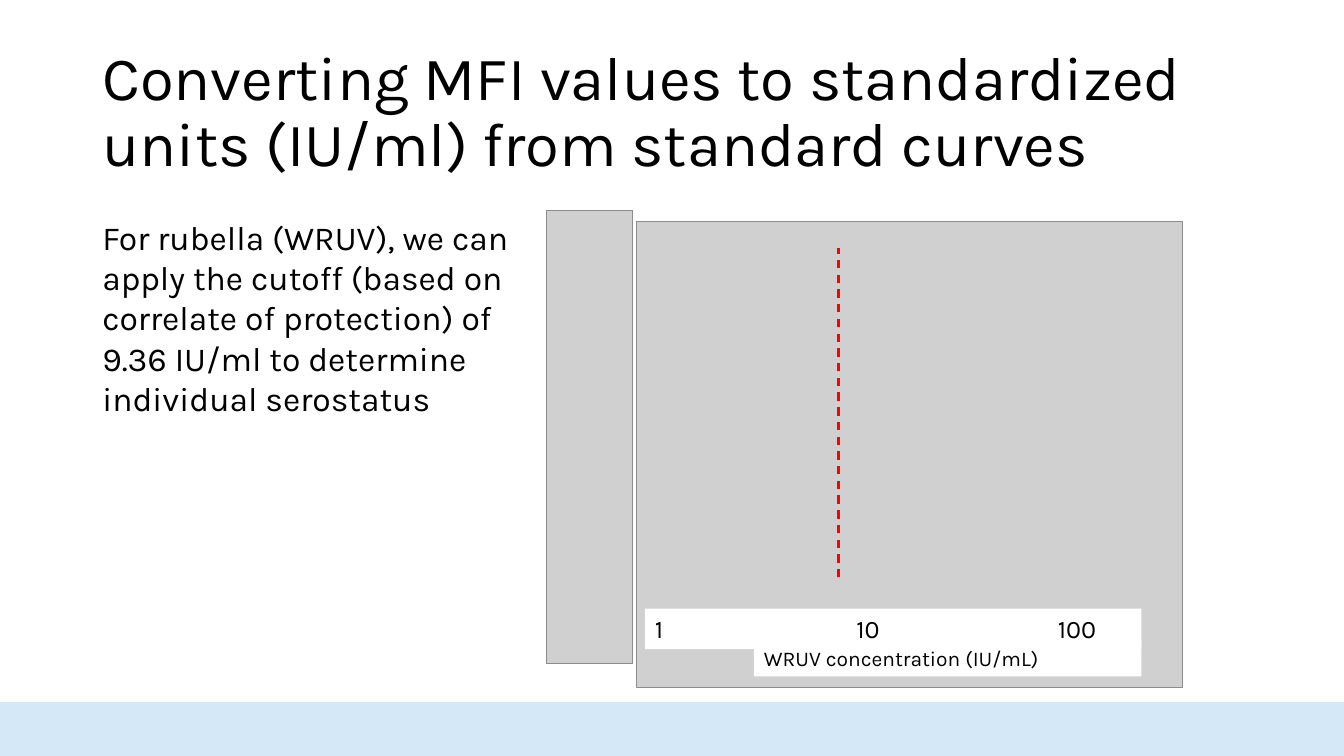
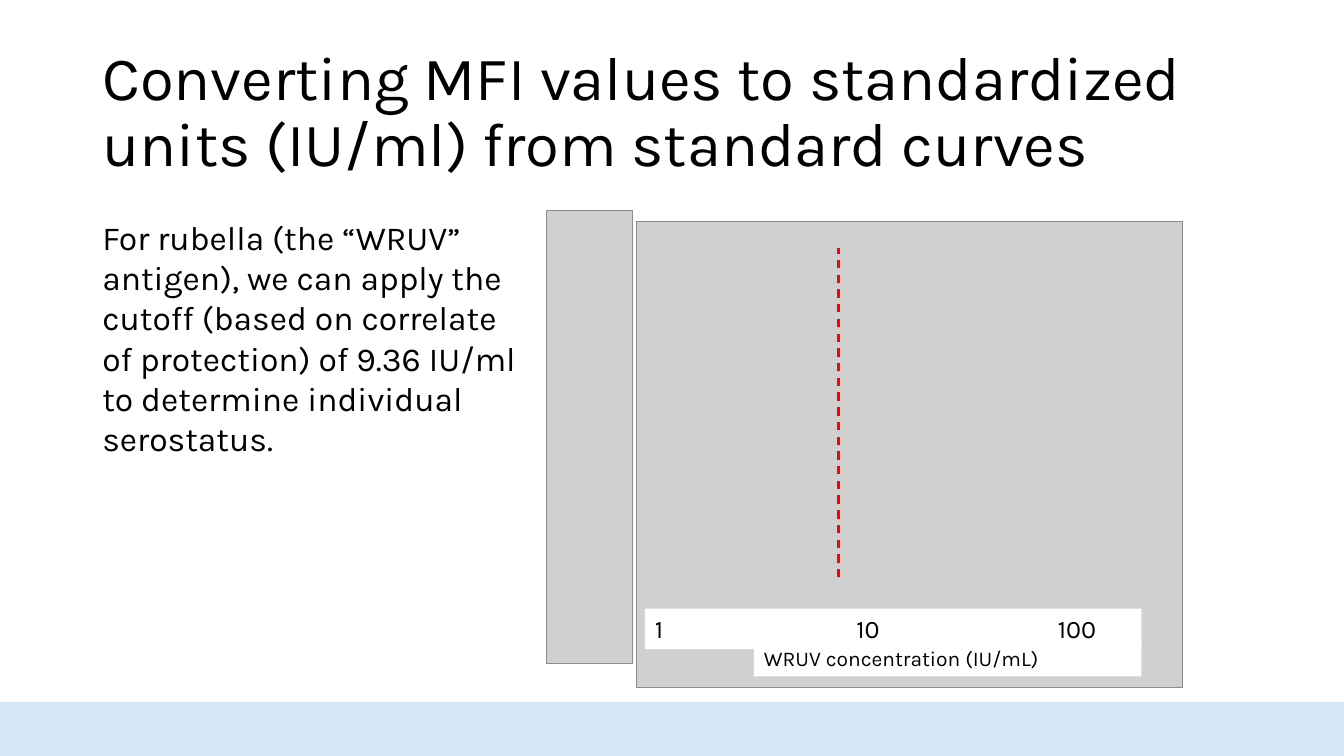
Before and after one commit to HopkinsIDD/seroanalytics_workshop, a slide deck: slide 13 of Part 4/Lecture 4.pptx. Drawn at 1344x756 pixels with LibreOffice and Linux fonts; fonts in the diff are those of the drawing; grey boxes stand for pictures; background and template pictures are left out. Boxes give left, top, right and bottom in pixels: in the first picture for what was removed or moved away, otherwise in the second. Text is boxed around its words. In the diff, an @@ line names an element or a change of style, - is before the commit and + after.

```diff
--- a/Part 4/Lecture 4.pptx
+++ b/Part 4/Lecture 4.pptx
@@ text at bbox=[102, 225, 516, 452]: text changed @@
-For rubella (WRUV), we can apply the cutoff (based on correlate of protection) of 9.36 IU/ml to determine individual serostatus
+For rubella (the “WRUV” antigen), we can apply the cutoff (based on correlate of protection) of 9.36 IU/ml to determine individual serostatus.
```
Also in this commit, not shown: 15 other slides changed, 3 other files.
